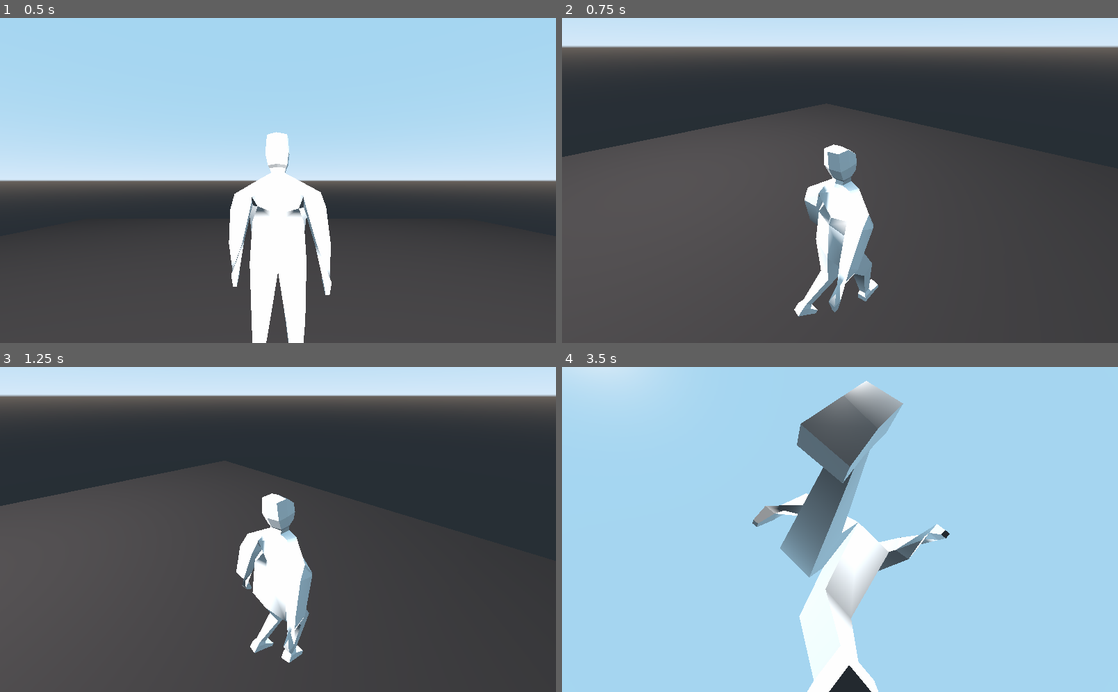
Above: before the commit, frames 1-4 (two rows, left to right).
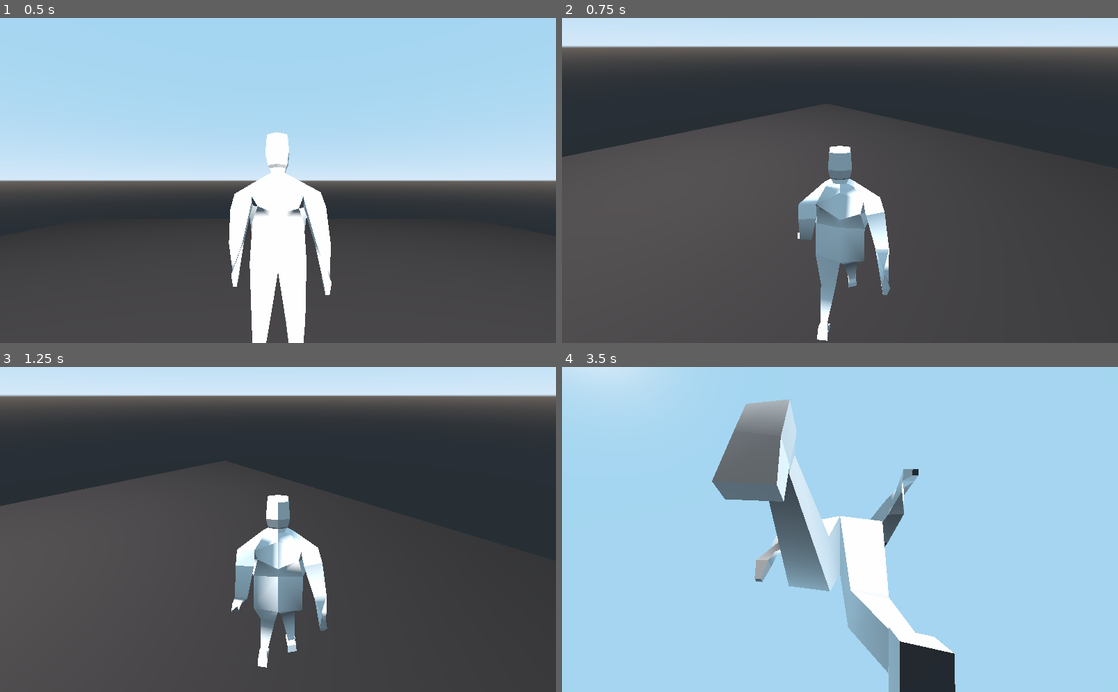
Above: after the commit, the same moments.

Repository: lolajojo/childhood_mystery_prototype
Game: Godot game, scene res://scenes/Main.tscn
The game is run twice, just before and just after one commit, with the same random seed, the same clock (stepped at 60 frames per second) and the same inputs.
Inputs (mouse positions are in pixels of both pictures, inside the frame that each line leads up to):
- Up to frame 1 (0.5 s): no input
- Up to frame 2 (0.75 s): tap Enter at 0.5 s; move the mouse to (962, 164) at 0.52 s; hold D (move_right) from 0.53 s (still down)
- Up to frame 3 (1.25 s): keep holding D (move_right)
- Up to frame 4 (3.5 s): move the mouse to (728, 545) at 1.27 s; release D (move_right) at 1.28 s; hold S (move_back) 1.28-2.03 s; move the mouse to (895, 458) at 2.02 s; hold D (move_right) 2.03-2.78 s; move the mouse to (812, 594) at 2.77 s; hold W (move_forward) from 2.78 s (still down)

Frame 1 is identical in both runs. In frame 2, 4.4% of the frame differs, in the area x 41-59%, y 38-100%; in frame 3, 4.1%; in frame 4, 20%, in the area x 27-71%, y 4-100%.

Commit message:
Connect player rotation to camera rotation

Diff:
--- a/childhood-mystery-prototype/scenes/Main.tscn
+++ b/childhood-mystery-prototype/scenes/Main.tscn
@@ -31,10 +31,11 @@
 omni_range = 63.1768
 
 [node name="Player" parent="." instance=ExtResource( 1 )]
+rotation_ref_nodePath = NodePath("CameraPivot")
 
-[node name="Position3D" type="Position3D" parent="Player"]
+[node name="CameraPivot" type="Position3D" parent="Player"]
 transform = Transform( 1, 0, 0, 0, 1, 0, 0, 0, 1, 0, 4.74677, 0 )
 script = ExtResource( 2 )
 
-[node name="Camera" type="Camera" parent="Player/Position3D"]
+[node name="Camera" type="Camera" parent="Player/CameraPivot"]
 transform = Transform( -1, 0, 8.74228e-08, 0, 1, 0, -8.74228e-08, 0, -1, 0, 0.264098, -5.7336 )
--- a/childhood-mystery-prototype/scenes/MouseRotationPoint.gd
+++ b/childhood-mystery-prototype/scenes/MouseRotationPoint.gd
@@ -3,6 +3,9 @@
 func _input(event):
 	if event is InputEventMouseMotion:
 		var movement = event.relative
+		transform
 		rotation.x += -deg2rad(movement.y)
 		rotation.x = clamp(rotation.x, deg2rad(-90), deg2rad(90))
 		rotation.y += -deg2rad(movement.x)
+		print("camera_rotation_x", rotation.x)
+		print("camera_rotation_y", rotation.y)
--- a/childhood-mystery-prototype/scenes/Player.gd
+++ b/childhood-mystery-prototype/scenes/Player.gd
@@ -4,12 +4,21 @@
 signal idling
 
 export var speed = 15
+export(NodePath) var rotation_ref_nodePath
+export(NodePath) var pivot_point
 
 var velocity = Vector3.ZERO
 var is_moving = false
+var rotation_ref_node
+
+
+func _enter_tree():
+	rotation_ref_node = get_node(rotation_ref_nodePath)
 
 
 func _physics_process(delta):
+	correct_rotation()
+
 	var direction = Vector3.ZERO
 
 	if Input.is_action_pressed("move_left"):
@@ -24,7 +33,7 @@
 
 	if direction != Vector3.ZERO:
 		direction = direction.normalized()
-		$Pivot.look_at(-(translation + direction), Vector3.UP)
+		# $Pivot.look_at(-(translation + direction), Vector3.UP)
 
 		if not is_moving:
 			is_moving = true
@@ -37,3 +46,7 @@
 	velocity.z = speed * direction.z
 
 	velocity = move_and_slide(velocity, Vector3.UP)
+
+
+func correct_rotation():
+	get_node(pivot_point).rotation.y = rotation_ref_node.rotation.y
--- a/childhood-mystery-prototype/scenes/Player.tscn
+++ b/childhood-mystery-prototype/scenes/Player.tscn
@@ -11,6 +11,7 @@
 
 [node name="Player" type="KinematicBody"]
 script = ExtResource( 2 )
+pivot_point = NodePath("Pivot")
 
 [node name="Pivot" type="Spatial" parent="."]
 
